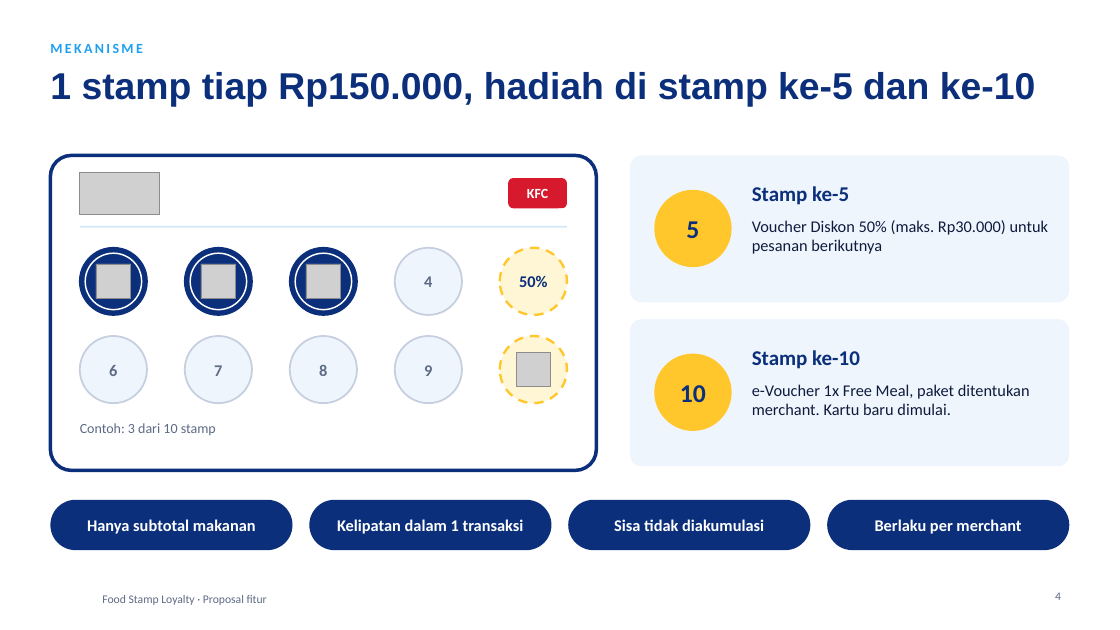
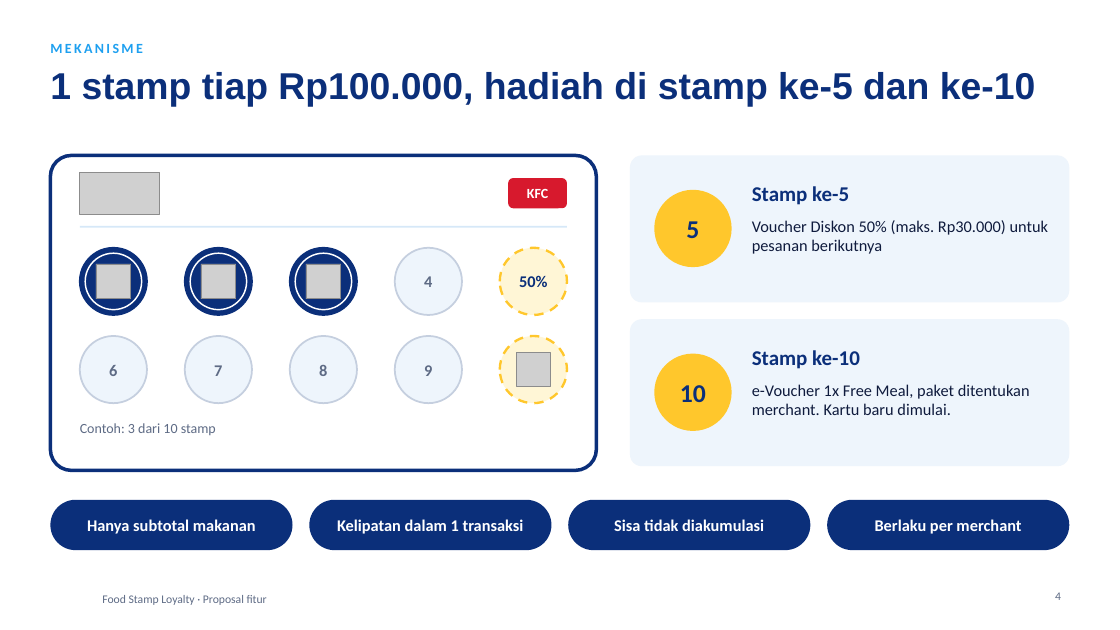
Before and after one commit to ZidaNeRP/livin-food-stamp-loyalty, a slide deck: slide 4 of presentasi/Livin-Food-Stamp-Loyalty.pptx. Drawn at 1120x630 pixels with LibreOffice and Linux fonts; fonts in the diff are those of the drawing; grey boxes stand for pictures; background and template pictures are left out. Boxes give left, top, right and bottom in pixels: in the first picture for what was removed or moved away, otherwise in the second. Text is boxed around its words. In the diff, an @@ line names an element or a change of style, - is before the commit and + after.

Commit message:
Set stamp threshold back to Rp100.000
- STAMP_VALUE is Rp100.000 again; UI text follows it.
- Demo carts: Rp85.000 (nudge, Rp15.000 short) and Rp220.000
  (2 stamps, Rp20.000 forfeited).
- Tests, README and the stakeholder deck updated to match
  (merchant reward cost back to 5,5% per Rp1 juta).

```diff
--- a/presentasi/Livin-Food-Stamp-Loyalty.pptx
+++ b/presentasi/Livin-Food-Stamp-Loyalty.pptx
@@ title at <box>50,72,1035,107</box>: text changed @@
-1 stamp tiap Rp150.000, hadiah di stamp ke-5 dan ke-10
+1 stamp tiap Rp100.000, hadiah di stamp ke-5 dan ke-10
```
Also in this commit, not shown: 6 other slides changed, 4 other files.
